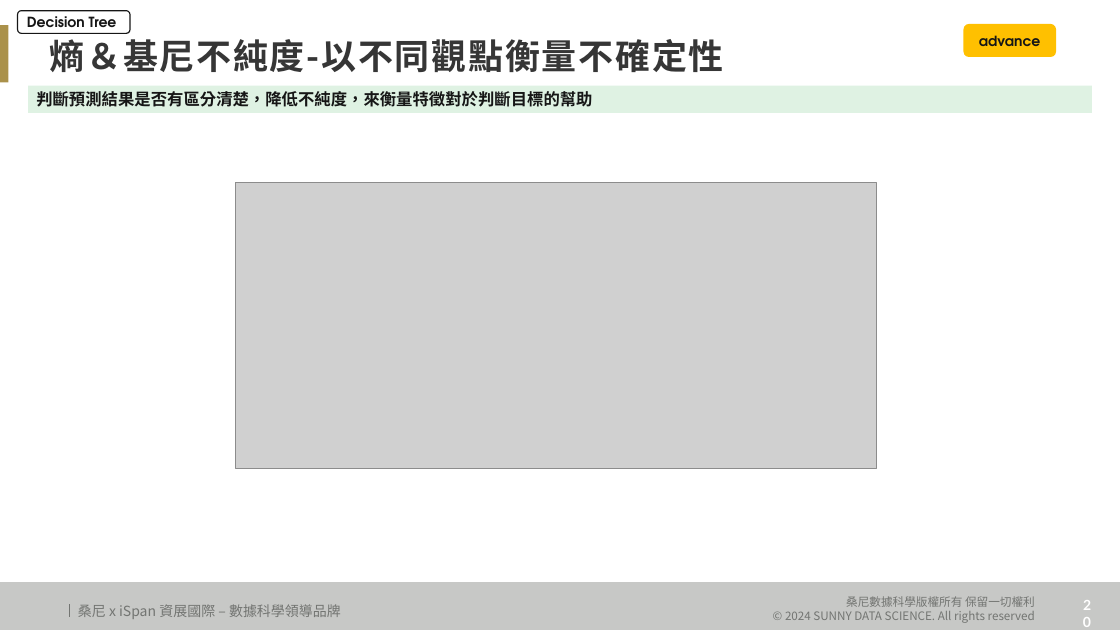
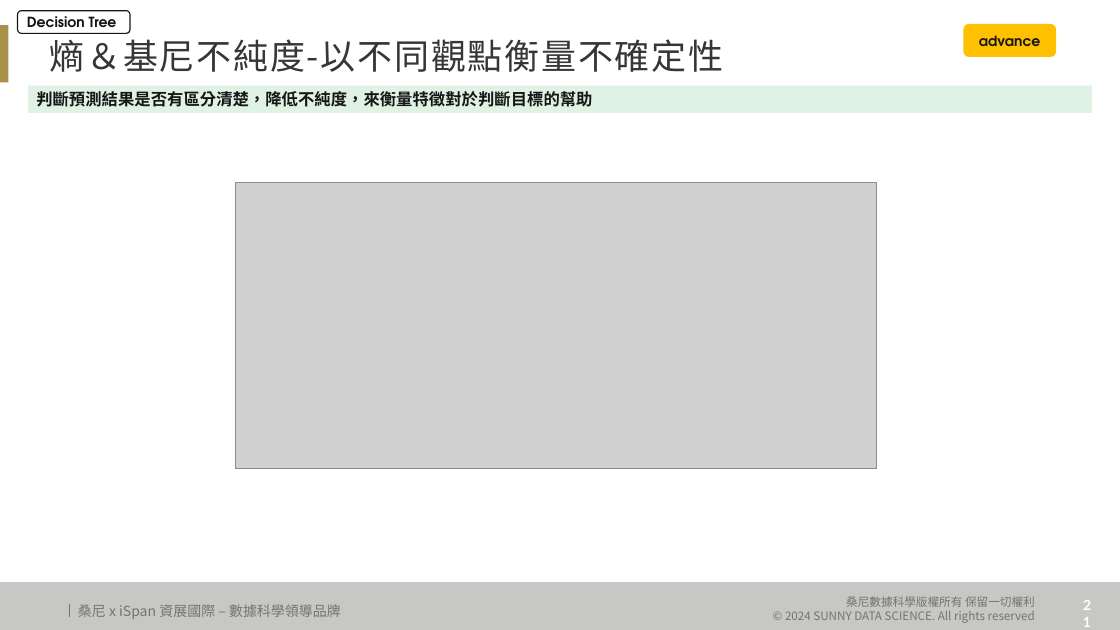
Before and after one commit to Zenobia000/MachineLearning-ds-fundamental, a slide deck: slide 21 of 教材/機器學習/classification/decision_tree.pptx (slide 20 before the commit). Drawn at 1120x630 pixels with LibreOffice and Linux fonts; fonts in the diff are those of the drawing; grey boxes stand for pictures; background and template pictures are left out. Boxes give left, top, right and bottom in pixels: in the first picture for what was removed or moved away, otherwise in the second. Text is boxed around its words. In the diff, an @@ line names an element or a change of style, - is before the commit and + after.

```diff
--- a/教材/機器學習/classification/decision_tree.pptx
+++ b/教材/機器學習/classification/decision_tree.pptx
@@ text "熵＆基尼不純度-以不同觀點衡量不確定性" at (x1=50, y1=39, x2=724, y2=72): bold off @@
@@ page number at (x1=1071, y1=592, x2=1104, y2=618): text changed @@
-20
+21
```
Also in this commit, not shown: 4 other slides changed, 10 slides added, 57 other files.
